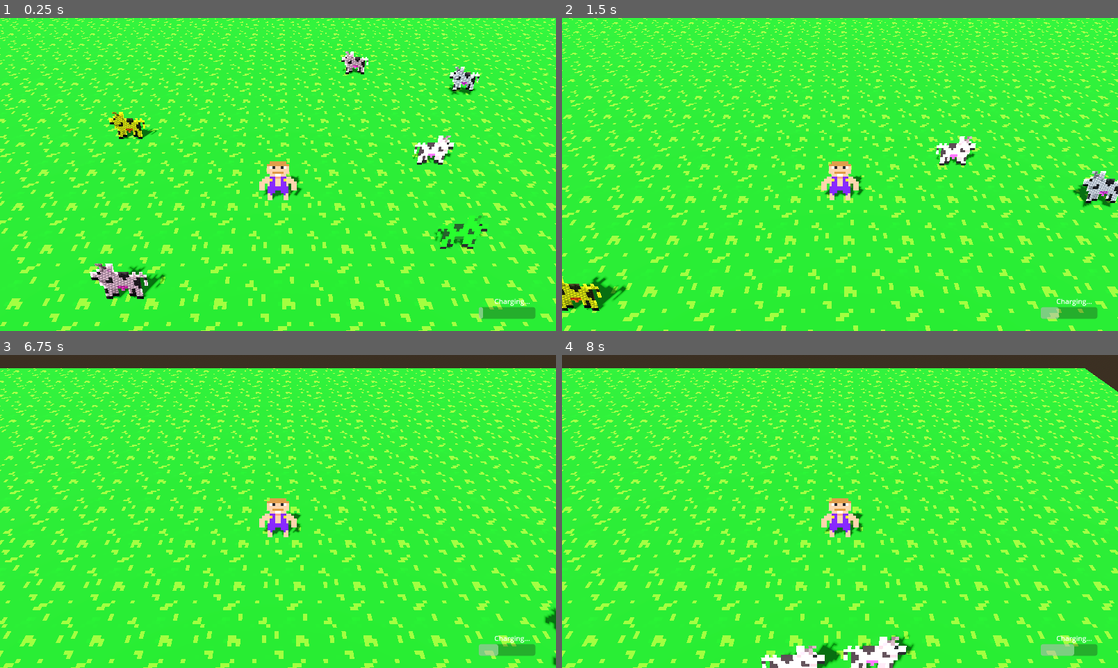
Above: before the commit, frames 1-4 (two rows, left to right).
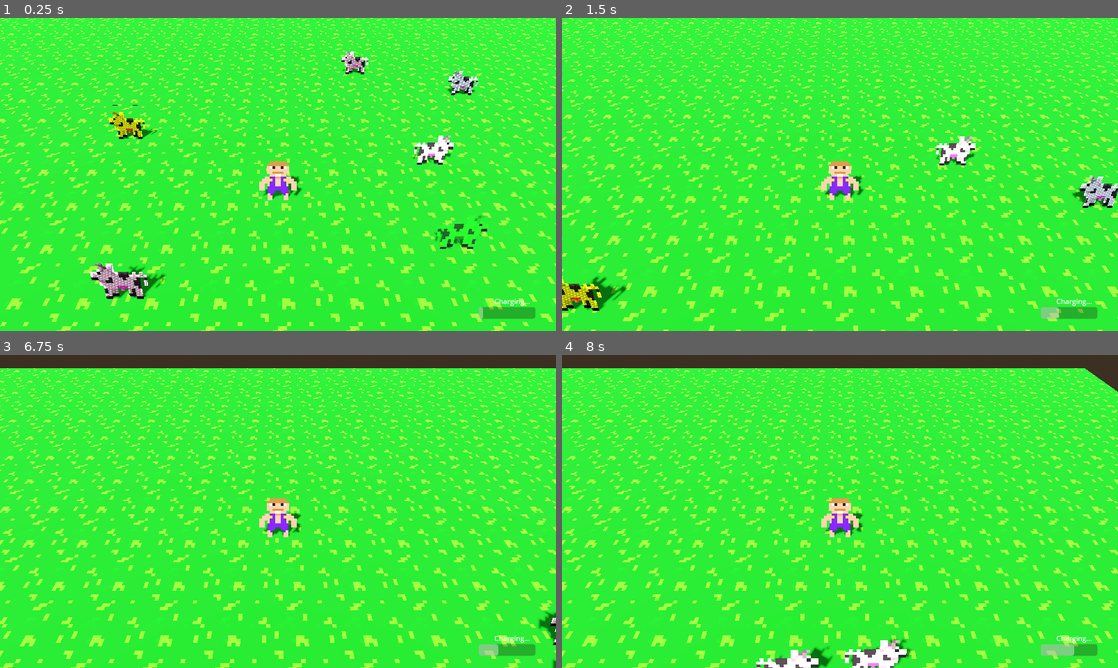
Above: after the commit, the same moments.

Repository: 20TB-ZipBomb/BGJ2024
Game: Godot game, scene res://scenes/levels/test_levels/alex_test_level.tscn
Two runs of this game, one before a commit and one after it. Both use one fixed random seed, a clock stepped at 60 frames per second and the inputs below. This scene is started directly instead of the project's main scene.
Inputs (mouse positions are in pixels of both pictures, inside the frame that each line leads up to):
- Up to frame 1 (0.25 s): no input
- Up to frame 2 (1.5 s): move the mouse to (812, 237) at 0.52 s; hold W (move_up) from 0.53 s (still down); tap Space (shout) at 0.6 s; move the mouse to (1006, 221) at 1.27 s; click (1006, 221) at 1.35 s
- Up to frame 3 (6.75 s): move the mouse to (111, 464) at 2.02 s; release W (move_up) at 2.03 s; hold A (move_left) 2.03-3.53 s; tap Space (shout) every 1.5 s from 2.1 to 6.6 s; move the mouse to (305, 511) at 2.77 s; click (305, 511) at 2.85 s; move the mouse to (194, 433) at 3.52 s; hold S (move_down) 3.53-4.28 s; move the mouse to (400, 495) at 4.27 s; hold D (move_right) 4.28-5.03 s; click (400, 495) at 4.35 s; move the mouse to (166, 527) at 5.02 s; hold W (move_up) 5.03-5.78 s; move the mouse to (333, 442) at 5.77 s; hold D (move_right) from 5.78 s (still down); click (333, 442) at 5.85 s; tap Enter at 6.5 s; move the mouse to (250, 574) at 6.52 s
- Up to frame 4 (8 s): keep holding D (move_right); move the mouse to (1006, 558) at 7.27 s; click (1006, 558) at 7.35 s

The runs differ from the first frame. In frame 1, 0.3% of the frame differs, in the area x 19-87%, y 14-89%; in frame 2, 0.5%; in frame 3, 0.2%; in frame 4, 1.1%, in the area x 34-64%, y 89-100%.

Commit message:
fix animals hovering slightly

Diff:
--- a/scenes/characters/animal.tscn
+++ b/scenes/characters/animal.tscn
@@ -14,7 +14,6 @@
 radius = 0.7
 
 [node name="Animal" type="CharacterBody3D"]
-motion_mode = 1
 script = ExtResource("1_4a3xr")
 
 [node name="Desire" type="Node" parent="." node_paths=PackedStringArray("animal_sprite")]
--- a/scripts/characters/animal.gd
+++ b/scripts/characters/animal.gd
@@ -42,9 +42,10 @@
 			var sign = ((randi() % 2) - 0.5) * 2
 			wander_vector = wander_vector.rotated(sign * delta * 3)
 			velocity = Vector3(wander_vector.x, 0, wander_vector.y).normalized() * wander_speed
-			move_and_slide()
 		State.SCARED:
 			var sign = ((randi() % 2) - 0.5) * 2
 			wander_vector = wander_vector.rotated(sign * delta * 3)
 			velocity = Vector3(wander_vector.x, 0, wander_vector.y).normalized() * scared_speed
-			move_and_slide()
+	if not is_on_floor():
+		velocity += get_gravity()
+	move_and_slide()
